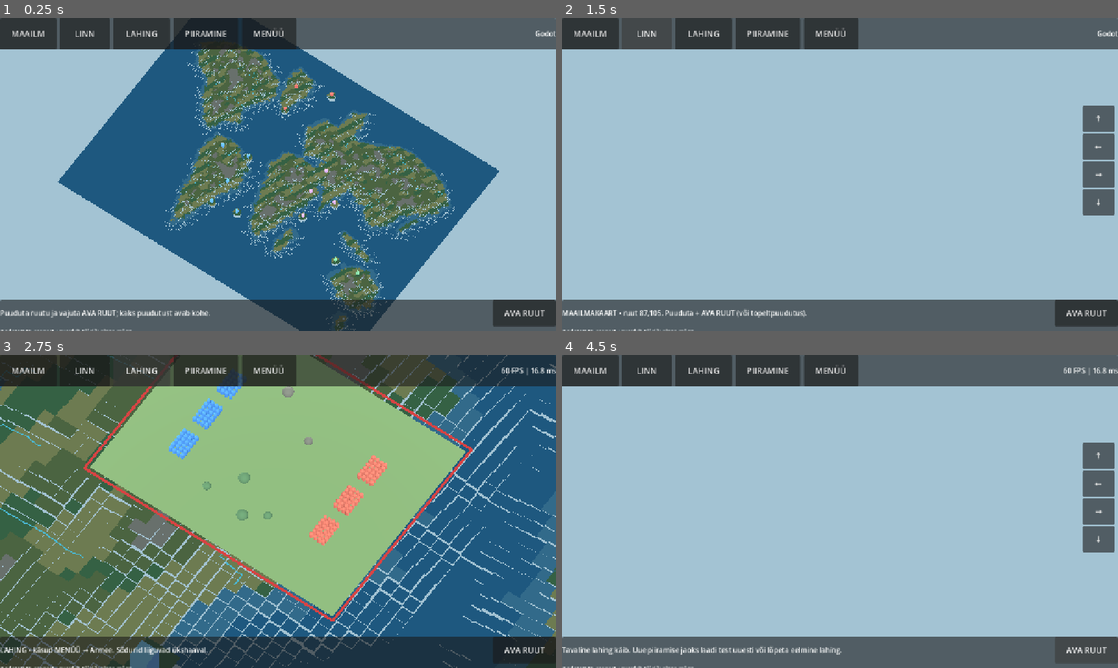
Above: before the commit, frames 1-4 (two rows, left to right).
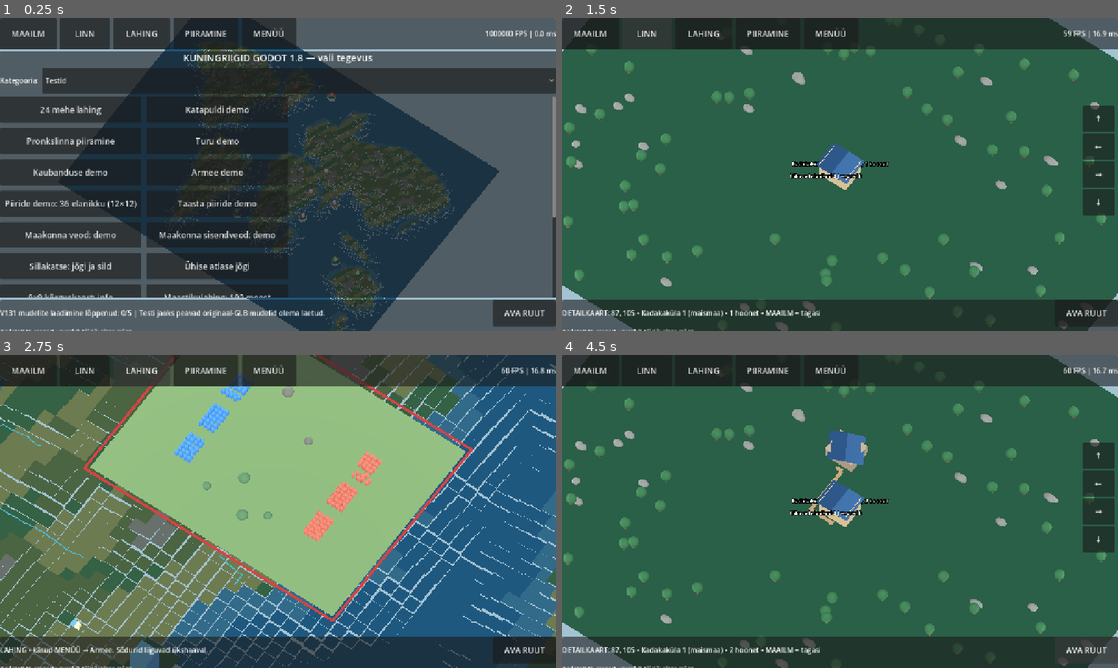
Above: after the commit, the same moments.

Repository: orogdor/Kuningriigid
Game: Godot game, scene res://scenes/Main.tscn
Two runs of this game, one before a commit and one after it. Both use one fixed random seed, a clock stepped at 60 frames per second and the inputs below.
Inputs:
- Up to frame 1 (0.25 s): no input
- Up to frame 2 (1.5 s): click "MAAILM" at 0.5 s; click "LINN" at 1.25 s
- Up to frame 3 (2.75 s): click "LAHING" at 2 s
- Up to frame 4 (4.5 s): click "PIIRAMINE" at 2.75 s; click "MENÜÜ" at 3.5 s; click "AVA RUUT" at 4.25 s

The runs differ from the first frame. In frame 1, 79% of the frame differs, in the area x 0-100%, y 4-96%; in frame 2, 92%, in the area x 0-100%, y 0-100%; in frame 3, 1.6%; in frame 4, 92%.
Error before the commit: Parse Error: Identifier "pop" not declared in the current scope. (res://scripts/core/territory_port.gd:17)

Commit message:
Fix undeclared population variable in V153 city radius calculation

Diff:
--- a/game/scripts/core/territory_port.gd
+++ b/game/scripts/core/territory_port.gd
@@ -14,7 +14,7 @@
 static func urban_radius(population: int) -> int:
     # V153 city-area-v142.js: populationCityRadius(pop).
     # 3 -> 3x3, 9 -> 7x7, 25 -> 11x11, 36+ -> 12x12.
-    return mini(MAX_URBAN_SIDE / 2, maxi(1, floori(sqrt(float(maxi(0,pop))))))
+    return mini(MAX_URBAN_SIDE / 2, maxi(1, floori(sqrt(float(maxi(0,population))))))
 
 static func urban_side(population: int) -> int:
     # V153 cityExtent(radius): never allow a 13x13 built-up area.
